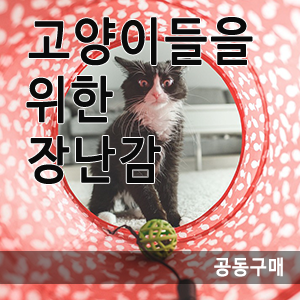
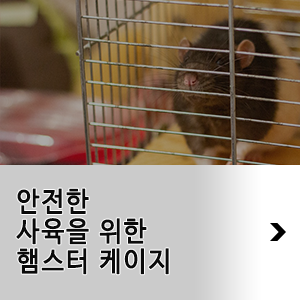
Layered file, before and after one edit (300x300). Changes by layer:
renamed "장난감" to "안전한 사육을 위한 햄스터 케이지", moved it out of group "Group 4", painted on it over [16, 136, 169, 275]
added layer "Shape 1" above "Rectangle 5" over [270, 223, 286, 241]
added layer "Rectangle 5" above "Rectangle 4" over [193, 161, 300, 300]
added layer "Rectangle 4" above "Rectangle 3" over [0, 165, 300, 300]
added layer "Rectangle 3" (35%) above "rat-5088740_1280" over [0, 0, 300, 300]
added layer "rat-5088740_1280" above "Group 3" over [0, 0, 300, 251]
